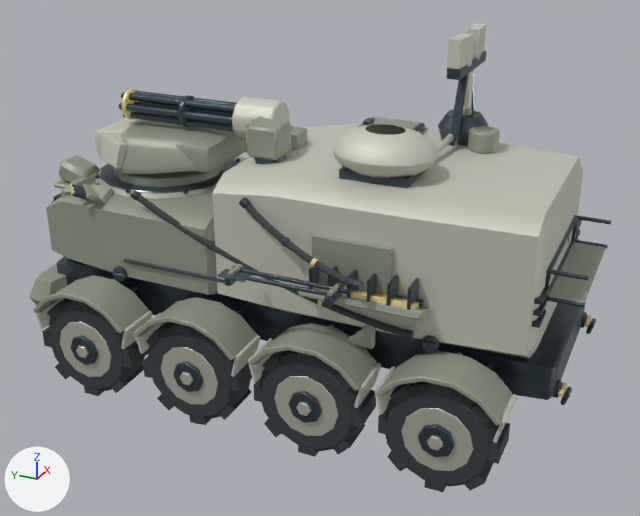
A saved change to the FBX model unity/RogueCommandAssetAuthoring/Assets/RogueCommandExpansionSample/Models/OverlordCommandHQ.fbx.
One viewpoint serves both versions: a 50 mm camera at (-6.03, -2.8, 4.13) aimed at (-0.08, -0.12, 1.15). Every picture has the same lights, and +X, +Y and +Z are marked at lower left. The older version comes first. Vertices at exactly the same position are counted once.

In view in the first picture: 'OverlordCommandHQ_Batch_Gunmetal', 'OverlordCommandHQ_Batch_LightArmor', 'OverlordCommandHQ_Batch_PrimaryArmor', 'OverlordCommandHQ_Batch_Tread', 'OverlordCommandHQ_Batch_Warning', 'OverlordCommandHQ_Batch_WheelRim'.
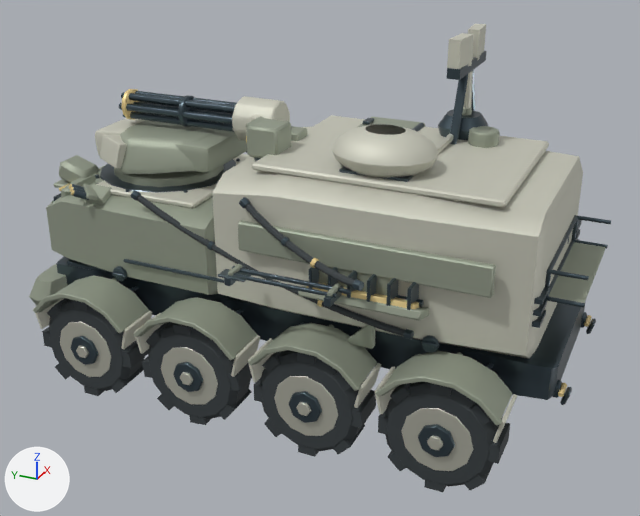
Where the newer file only moved an object's origin or applied its transform, the numbers keep the older frame.

Diff of the bpy script that builds the scene:
```diff
--- a/unity/RogueCommandAssetAuthoring/Assets/RogueCommandExpansionSample/Models/OverlordCommandHQ.fbx.py
+++ b/unity/RogueCommandAssetAuthoring/Assets/RogueCommandExpansionSample/Models/OverlordCommandHQ.fbx.py
@@ me_overlordcommandhqfender_7_l_frontmudflap_v2tmp_mesh_002 @@
 # used by ob_overlordcommandhq_batch_lightarmor; location = (-0.006, -0.025, 0.006)
-me_overlordcommandhqfender_7_l_frontmudflap_v2tmp_mesh_002.from_pydata(...)  # 814 vertices, 816 faces; spans x -1.2..1.21, y -1.96..1.93, z 0.61..2.9
+me_overlordcommandhqfender_7_l_frontmudflap_v2tmp_mesh_002.from_pydata(...)  # 862 vertices, 868 faces; spans x -1.2..1.21, y -1.96..1.93, z 0.61..2.9
+# me_overlordcommandhqfender_7_l_frontmudflap_v2tmp_mesh_002 part 2: a new loose piece of 24 vertices spanning x -0.62..0.64, y 0.72..1.68, z 1.63..1.67, in mat_overlordcommandhq_lightarmor (light grey #d1d1c2)
+# me_overlordcommandhqfender_7_l_frontmudflap_v2tmp_mesh_002 part 3: a new loose piece of 24 vertices spanning x -0.7..0.72, y -1.68..0.16, z 2.05..2.1, in mat_overlordcommandhq_lightarmor (light grey #d1d1c2)
 me_overlordcommandhqfender_7_l_frontmudflap_v2tmp_mesh_002.materials.append(mat_overlordcommandhq_lightarmor)
@@ me_overlordcommandhqfender_7_l_archtop_v2tmp_mesh_001 @@
 # used by ob_overlordcommandhq_batch_primaryarmor; location = (0.0, 0.0, 0.0)
-me_overlordcommandhqfender_7_l_archtop_v2tmp_mesh_001.from_pydata(...)  # 2150 vertices, 2148 faces; spans x -1.24..1.24, y -2.24..2.32, z 0.5..2.33
+me_overlordcommandhqfender_7_l_archtop_v2tmp_mesh_001.from_pydata(...)  # 2198 vertices, 2200 faces; spans x -1.24..1.24, y -2.24..2.32, z 0.5..2.33
+# me_overlordcommandhqfender_7_l_archtop_v2tmp_mesh_001 part 1: a new loose piece of 24 vertices spanning x -0.92..-0.86, y -1.71..0.15, z 1.51..1.73, in mat_overlordcommandhq_primaryarmor (grey #9fa796)
+# other edits to the shape of me_overlordcommandhqfender_7_l_archtop_v2tmp_mesh_001 do not show in these pictures
 me_overlordcommandhqfender_7_l_archtop_v2tmp_mesh_001.materials.append(mat_overlordcommandhq_primaryarmor)
```

Pixel boxes [x1, y1, x2, y2] of what changed, in the pictures (640 x 516 px):
part 1 of me_overlordcommandhqfender_7_l_archtop_v2tmp_mesh_001, added: after [238, 220, 496, 298]
part 2 of me_overlordcommandhqfender_7_l_frontmudflap_v2tmp_mesh_002, added: after [96, 154, 250, 208]
part 3 of me_overlordcommandhqfender_7_l_frontmudflap_v2tmp_mesh_002, added: after [252, 115, 549, 208]
